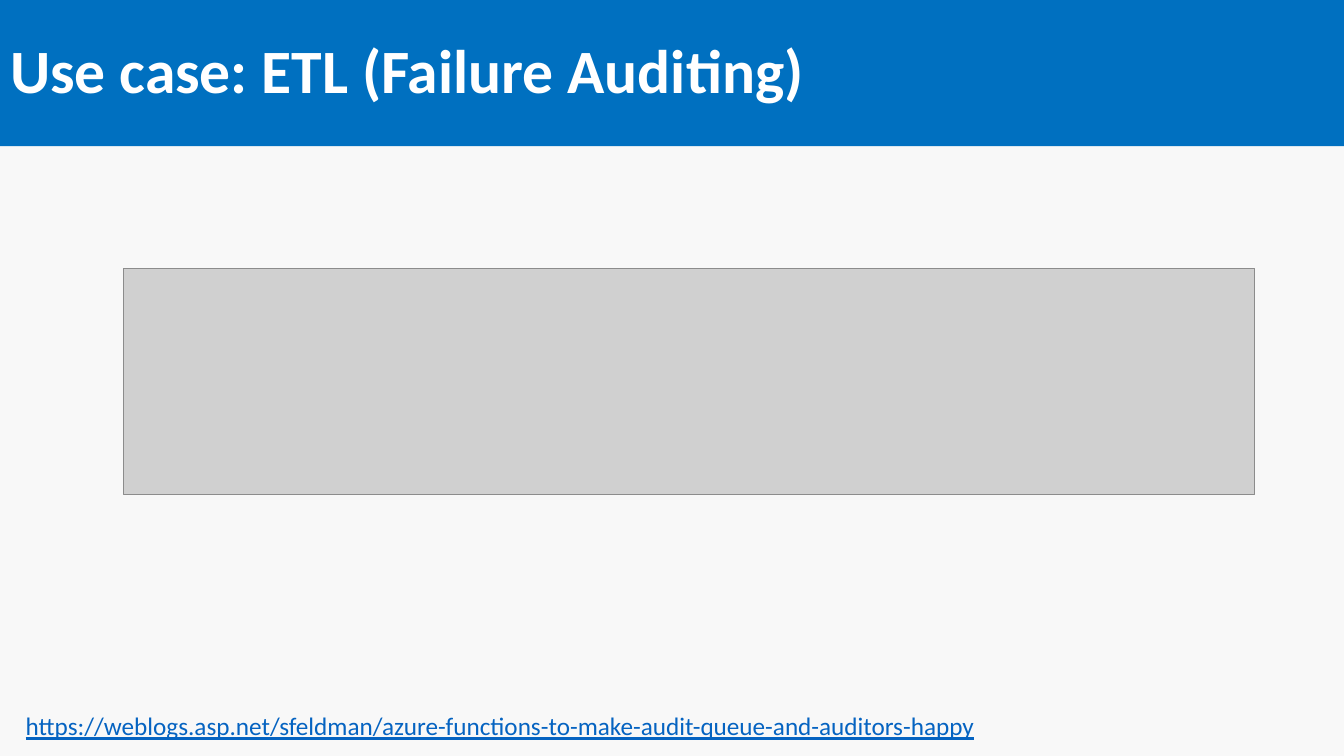
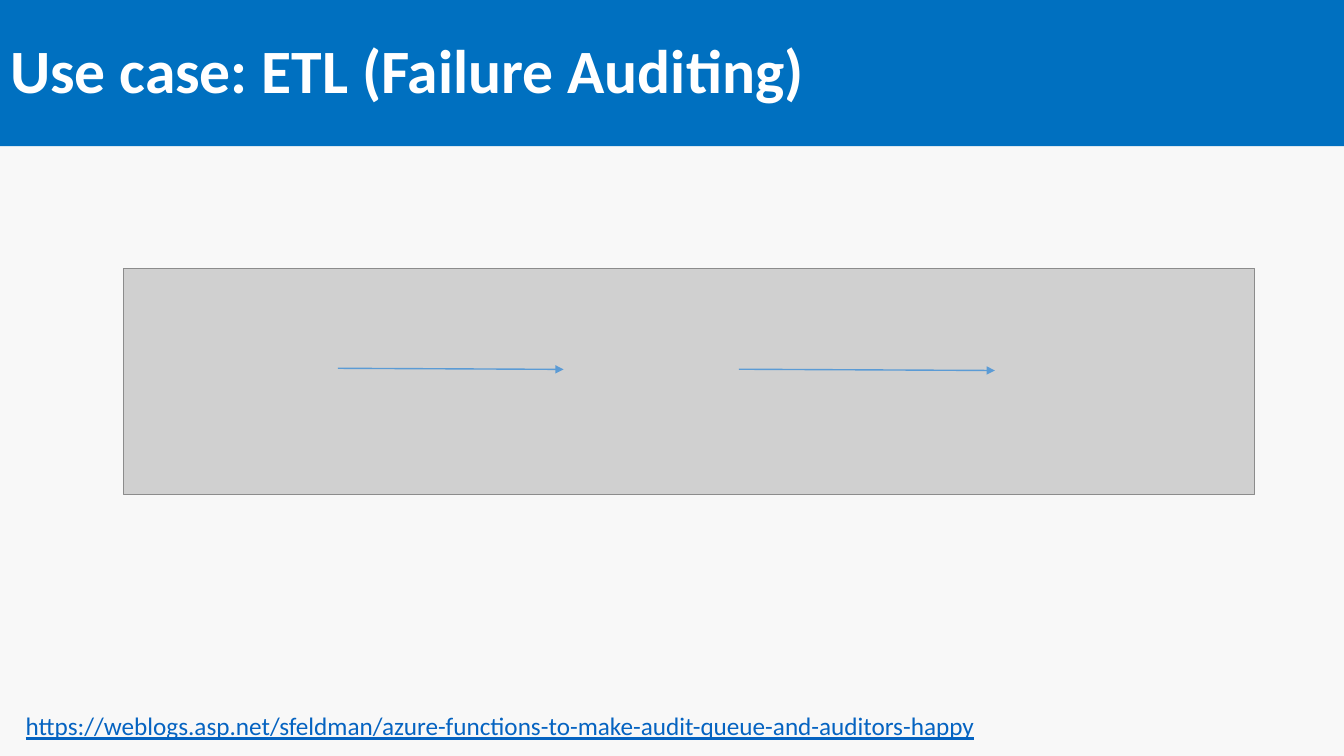
Before and after one commit to SeanFeldman/AzureFunctions-DotNet-YYC, a slide deck: slide 14 of AzureFunctions.pptx (slide 12 before the commit). Drawn at 1344x756 pixels with LibreOffice and Linux fonts; fonts in the diff are those of the drawing; grey boxes stand for pictures. Boxes give left, top, right and bottom in pixels: in the first picture for what was removed or moved away, otherwise in the second. Text is boxed around its words. In the diff, an @@ line names an element or a change of style, - is before the commit and + after.

```diff
--- a/AzureFunctions.pptx
+++ b/AzureFunctions.pptx
@@ arrow added from (338, 368) to (564, 369), #5B9BD5 1 pt @@
@@ arrow added from (739, 369) to (995, 371), #5B9BD5 1 pt @@
```
Also in this commit, not shown: 3 other slides changed, 2 slides added.
